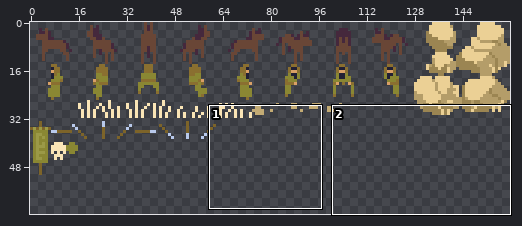
Two states of a sprite sheet, src/sprites.png. Above: a wide view before the commit, with the close-up outlined.
Close-up. Before the edit:
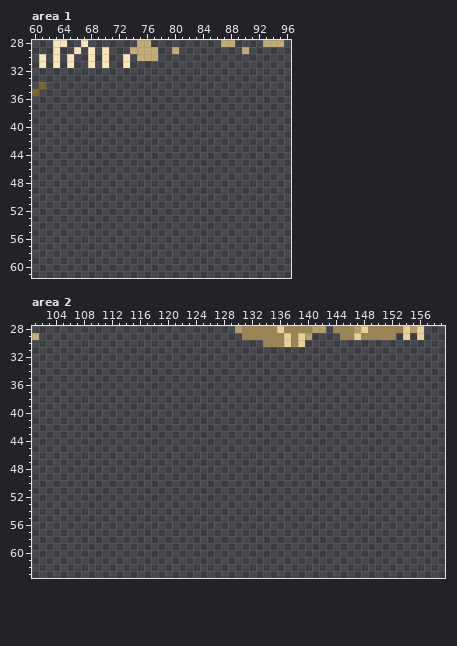
The file is 160x64 pixels. Pixels under 10% opacity are left out. Shown: area 1: x 60..96, y 28..61; area 2: x 101..159, y 28..63. The commit also changed other parts of the picture, which this record leaves out.
The result:
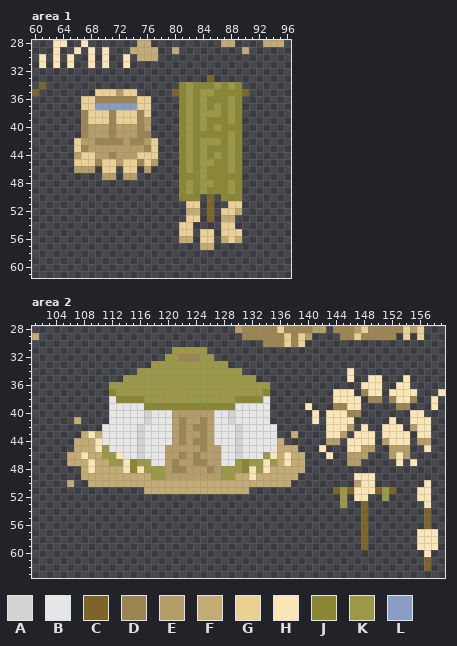
Palette (. is transparent): A #d2d2d2  B #e6e6e6  C #7d6429  D #9b8552  E #b49d69  F #c3ab74  G #ebd095  H #fae5b6  J #8a8733  K #9b9947  L #899cc3
What changed:
Changed rows in their new state; - is an unchanged pixel.
Area 1:
first column x 66:
33 -------------------C-----
34 ---------------JKJJJKJKJ-
35 ---GGGEGG-----CJKJKKJJJJC
36 -GGDDDDDDGG----JKJKJJJKJ-
37 -GGLLLLLLGG----JKJKJKJKJ-
38 -DGGGDGGGDG----JKJKKKJKJ-
39 -DGGGDGGGDE----JKJKJJJKJ-
40 -DEEEDEEEDE----JKJKJKJJJ-
41 -DEEEDEEEDD----JKJJJJJKJ-
42 GEEDDDDEDDEG---JKJKKKJKJ-
43 GDEEEEEEEEDG---JKJKJJJKJ-
44 EGGEEDEEEGGG---JKJKJKJKJ-
45 GGGDGGEGGDGE---JKJKKJJKJ-
46 EEE-GG-GG-E----JKJKJJJKJ-
47 ----EE-EE------JJJKJJJJJ-
48 ---------------JKJKKJJKJ-
49 ---------------JKJKJJJKJ-
50 ---------------JJJ-C-JJJ-
51 ----------------GG-C--GG-
52 ----------------FF-C-GGF-
53 ----------------GG-C-FF--
54 ---------------GG----GG--
55 ---------------GG-GG-GGG-
56 ---------------FF-GG-FGF-
57 ------------------FF-----
Area 2:
first column x 106:
31 ---------------KKKKK----------------------------------
32 --------------KKDDDKK---------------------------------
33 ------------KKKKKKKKKKK-------------------------------
34 ----------KKKKKKKKKKKKKKK---------------H-------------
35 --------KKKKKKKKKKKKKKKKKKK-------------H--HH---H-----
36 ------KKKKKKKKKKKKKKKKKKKKKKK-------------HHH--HH-----
37 ------JKKKKKKKKKKKKKKKKKKKKKJ---------HHH-DHH-HHHH---H
38 ------BJJJJKKKKKKKKKKKKKJJJJB---------HHHH-DD-DHHD--H-
39 ------BBBBBJJJJJJJJJJJJJBBBBB-----H---DDHH-----DD---H-
40 ------BBBBBABBBEEEEEEBBABBBBB------H-HHHDD-------HH---
41 -F----BBBBBABBBEDEEDEBBABBBBB------H-HHHH-----H--HHH--
42 -----BBBBBABBBBEDEDDEBBBABBBBB-------HHHE-H--HHH-EHH--
43 --FHFBBBBBABBBBEDEEDEBBBABBBBB--F----HHE-HHH-HHHH-HH--
44 -FFFHBBBBBABBBBEDEDDEBBBABBBBBF------EE-HHHH-EHHH-EE--
45 -FFFHKBBBBABBBEEEEEDEEBBABBBBBFFF---H---HHEE--EEE--H--
46 FFHFFKKHBBABBBEEDEDEEEBBABBBKHFHFF---H--EEE---EHE-----
47 FFFHFFKKHJKKBBEDEEDDEEBBKJKKHKFHFF------EE-----H-H----
48 --FHFFFFHJHKKKEDDEEEDEKKKJHKHFFFFF--------------------
49 --FFFFFFFFFFKKEEEEEEEEKKFFHFFFFFF--------HHH----------
50 F--FFFFFFFFFFFFFFFFFFFFFFFFFFFFF---------EHH-------H--
51 -----------FFFFFFFFFFFFFFF------------CKCHHHCKC---HH--
52 ---------------------------------------K-HH--K----HH--
53 ---------------------------------------K--C--------H--
54 ------------------------------------------C--------C--
55 ------------------------------------------C--------C--
56 ------------------------------------------C--------C--
57 ------------------------------------------C-------HHH-
58 ------------------------------------------C-------HHH-
59 ------------------------------------------C-------HHH-
60 ---------------------------------------------------H--
61 ---------------------------------------------------C--
62 ---------------------------------------------------C--
Where, in picture pixels (left, top, right, bottom), the same in both close-ups:
added: (74, 75, 249, 250)
added: (67, 347, 445, 571)
